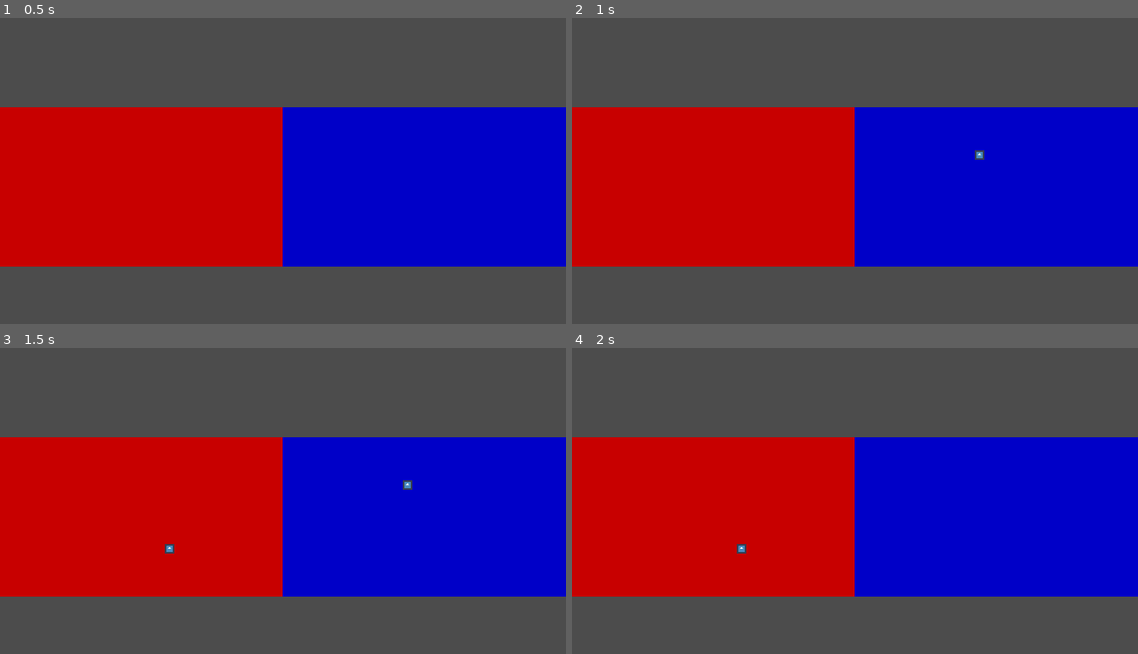
Above: before the commit, frames 1-4 (two rows, left to right).
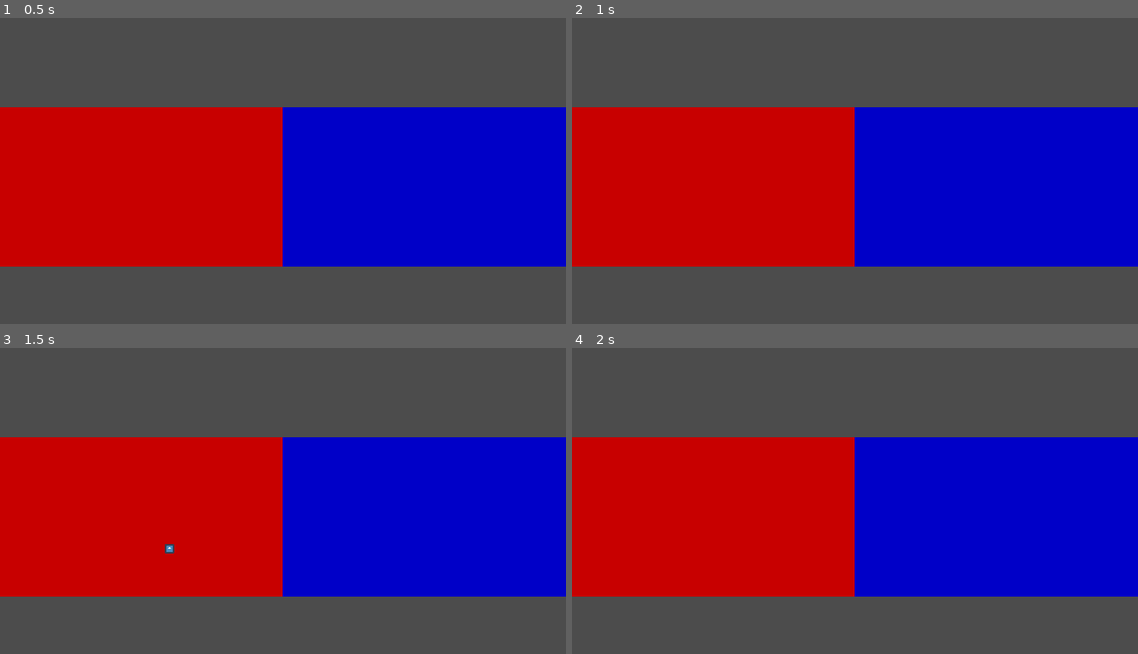
Above: after the commit, the same moments.

Repository: Keetz/ViewportSplit
Game: Godot game, scene res://Main.tscn
The game is run twice, just before and just after one commit, with the same random seed, the same clock (stepped at 60 frames per second) and the same inputs. The engine's default icon, where the game draws it, is replaced by a stand-in: a white triangle on a blue panel in a dark square.
Inputs (mouse positions are in pixels of both pictures, inside the frame that each line leads up to):
- Up to frame 1 (0.5 s): no input
- Up to frame 2 (1 s): tap Enter at 0.5 s; move the mouse to (979, 155) at 0.52 s; click (979, 155) at 0.67 s
- Up to frame 3 (1.5 s): tap Space at 1.25 s; move the mouse to (169, 549) at 1.27 s; click (169, 549) at 1.42 s
- Up to frame 4 (2 s): no input

Frame 1 is identical in both runs. In frame 2, less than 0.1% of the frame differs, in the area x 71-73%, y 43-47%; in frame 3, less than 0.1%, in the area x 29-73%, y 43-68%; in frame 4, less than 0.1%.

Commit message:
Fixed input being offset in Node.tscn

Diff:
--- a/Game.gd
+++ b/Game.gd
@@ -39,11 +39,38 @@
 var pressed = false
 
 func _input(event):
+	if get_tree().get_root().has_node("Node"):
+		var viewport_actual_size = get_tree().get_root().get_size_override() / 4
+
+		var input_offset
+
+		# Bottom Screen
+		if event.position.x <= get_viewport().size.x:
+			var fraction_x = event.position.x / get_viewport().size.x
+			var viewport_difference = viewport_actual_size.x - get_viewport().size.x
+
+			var offset_x = -event.position.x + fraction_x * (get_tree().get_root().size.x + viewport_difference * 2) * 2
+			var offset_y = event.position.y * (viewport_actual_size.y / get_tree().get_root().size.y - 1) + viewport_actual_size.y * 2
+
+			input_offset = Transform2D(0, Vector2(offset_x, offset_y))
+
+		# Top Screen
+		else:
+			var fraction_x = event.position.x / get_viewport().size.x
+			var viewport_difference = viewport_actual_size.x - get_viewport().size.x
+
+			var offset_x = -event.position.x + fraction_x * (get_tree().get_root().size.x + viewport_difference * 2) * 2 - get_tree().get_root().get_size_override().x
+			var offset_y = event.position.y * (viewport_actual_size.y / get_tree().get_root().size.y - 1)
+
+			input_offset = Transform2D(0, Vector2(offset_x, offset_y))
+
+		event = event.xformed_by(input_offset)
+
 	if event is InputEventMouseButton and event.button_index == BUTTON_LEFT:
 		pressed = event.pressed
 
 		if event.pressed:
-			mouse_particles.set_position(event.position)
+			mouse_particles.set_position(Vector2(event.position.x, event.position.y))
 			mouse_particles.set_emitting(true)
 
 		else:
@@ -51,4 +78,4 @@
 
 	if event is InputEventMouseMotion:
 		if pressed:
-			mouse_particles.set_position(event.position)
+			mouse_particles.set_position(Vector2(event.position.x, event.position.y))
--- a/Game.tscn
+++ b/Game.tscn
@@ -49,7 +49,8 @@
 
 [node name="CPUParticles2D" type="CPUParticles2D" parent="."]
 emitting = false
-amount = 100
+amount = 1
+lifetime = 0.01
 local_coords = false
 texture = ExtResource( 2 )
 spread = 0.0
